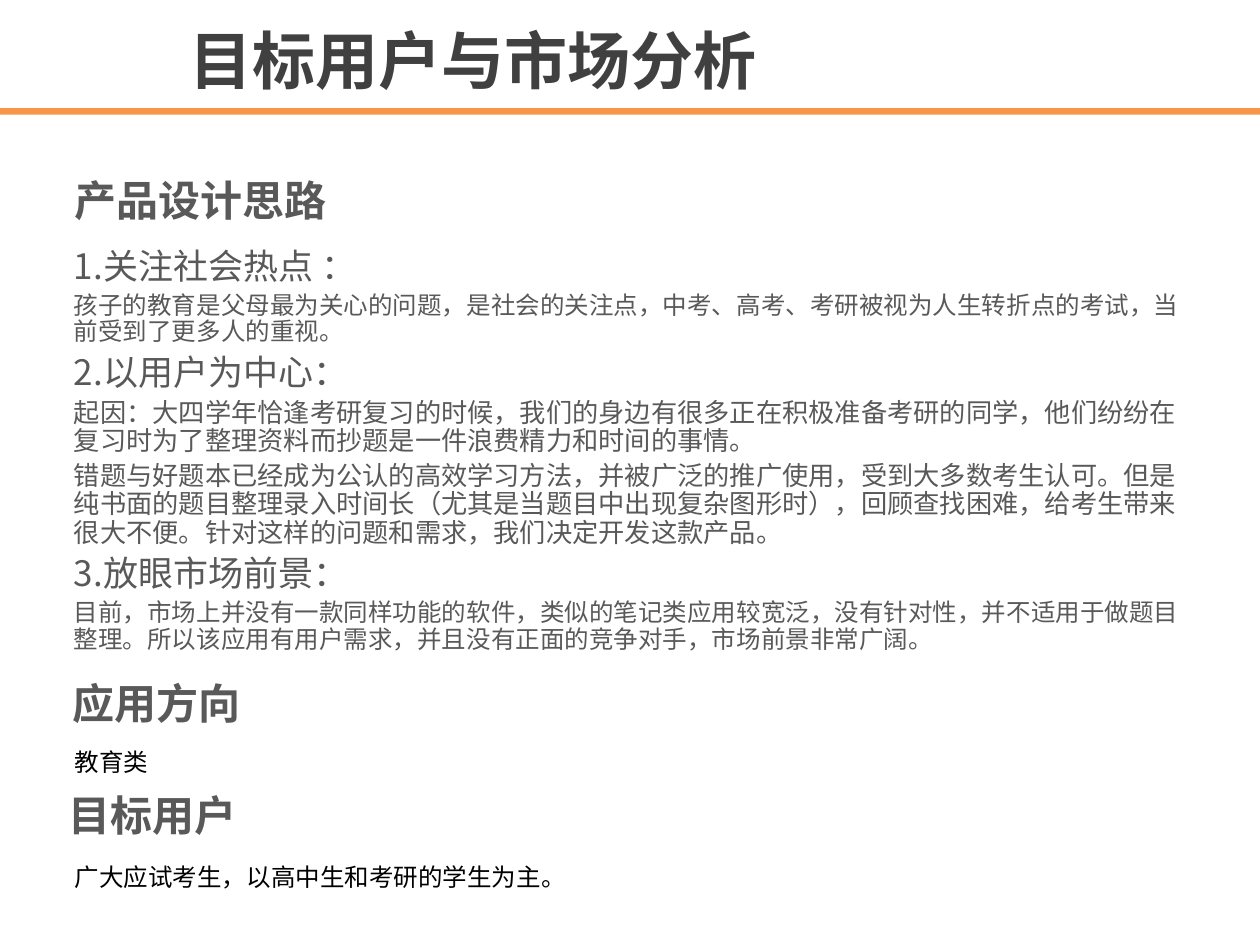
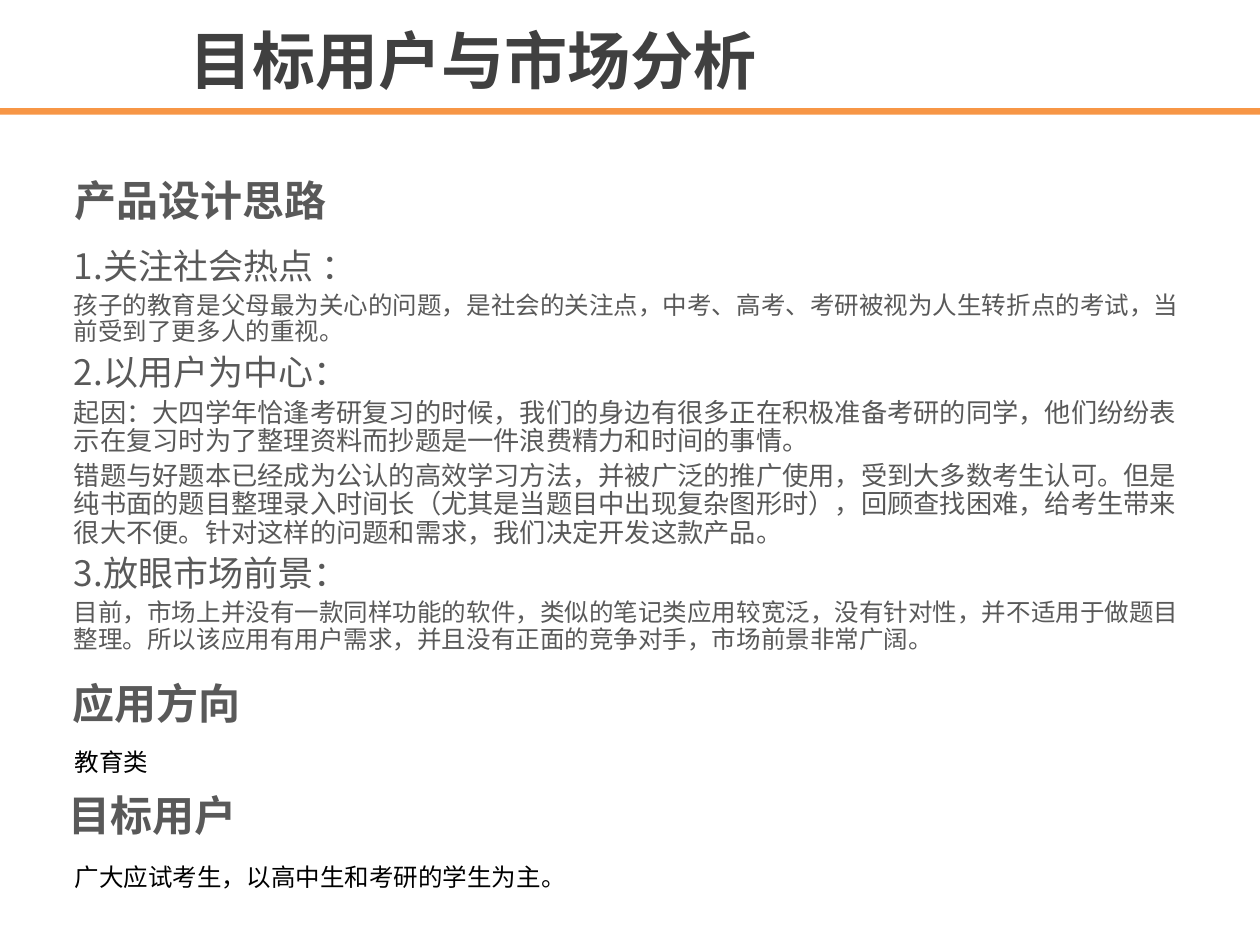
Before and after one commit to biscuit-team/CorrectNote, a slide deck: slide 9 of document/template.ppt. Drawn at 1260x945 pixels with LibreOffice and Linux fonts; fonts in the diff are those of the drawing; background and template pictures are left out. Boxes give left, top, right and bottom in pixels: in the first picture for what was removed or moved away, otherwise in the second. Text is boxed around its words. In the diff, an @@ line names an element or a change of style, - is before the commit and + after.

```diff
--- a/document/template.ppt
+++ b/document/template.ppt
@@ text at bbox=[74, 400, 1176, 452]: text changed @@
-起因：大四学年恰逢考研复习的时候，我们的身边有很多正在积极准备考研的同学，他们纷纷在复习时为了整理资料而抄题是一件浪费精力和时间的事情。
+起因：大四学年恰逢考研复习的时候，我们的身边有很多正在积极准备考研的同学，他们纷纷表示在复习时为了整理资料而抄题是一件浪费精力和时间的事情。
```
Also in this commit, not shown: 1 other slide changed, 1 other file.
